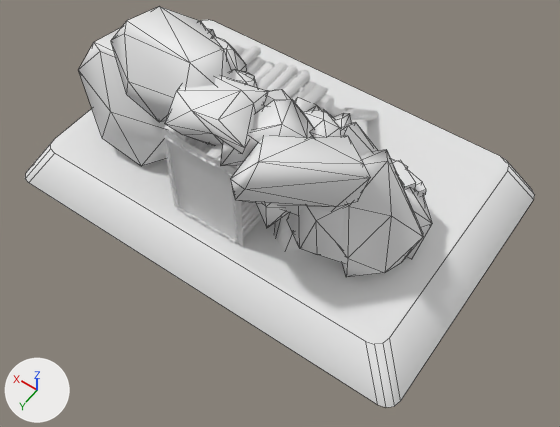
The FBX model Content/Buildings/Meshes/CA_MineEntranceDestruction_Stage2.fbx: old version first, new version second.
Before and after are seen from a camera (50 mm lens) standing at (-6.75, 9.25, 12.64) and looking at (-1.0, 1.2, -0.01). Every picture has the same lights, and +X, +Y and +Z are marked at lower left. Mesh edges are drawn as thin lines on the coarser meshes.

Before the edit, the objects in view are built like this:
```python
me_40rocks_obj_024 = bpy.data.meshes.new('40Rocks.obj.024')
me_40rocks_obj_024.from_pydata(...)  # 687 vertices, 1208 faces; spans x -3.91..4.16, y -0.85..2.89, z -0.79..3.52
me_40rocks_obj_024.materials.append(mat_ca_m_mineentrance)  # its picture is missing
me_cube_053 = bpy.data.meshes.new('Cube.053')
me_cube_053.from_pydata(...)  # 648 vertices, 532 faces; spans x -3.59..3.73, y -0.99..0.59, z -0.09..2.22
me_cube_053.materials.append(mat_ca_m_mineentrance)  # its picture is missing
me_plane_005 = bpy.data.meshes.new('Plane.005')
me_plane_005.from_pydata(...)  # 32 vertices, 17 faces; spans x -4.98..4.98, y -3.38..3.2, z -1.0..0.0
me_plane_005.materials.append(mat_ca_m_mineentrance_ground)  # white #e7e7e7
ob_ca_mineentrancedestruction_stage2_cliff = bpy.data.objects.new('CA_MineEntranceDestruction_Stage2_Cliff', me_40rocks_obj_024)
ob_ca_mineentrancedestruction_stage2_cliff.location = (0.0, 0.0, 0.0)
ob_ca_mineentrancedestruction_stage2_ground = bpy.data.objects.new('CA_MineEntranceDestruction_Stage2_Ground', me_plane_005)
ob_ca_mineentrancedestruction_stage2_ground.location = (0.0, 0.0, 0.0)
ob_ca_mineentrancedestruction_stage2_wall = bpy.data.objects.new('CA_MineEntranceDestruction_Stage2_Wall', me_cube_053)
ob_ca_mineentrancedestruction_stage2_wall.location = (0.0, 0.0, 0.0)
# also in view: 'CA_MineEntranceDestruction_Stage2' at (0.06, -0.12, 1.18)
```
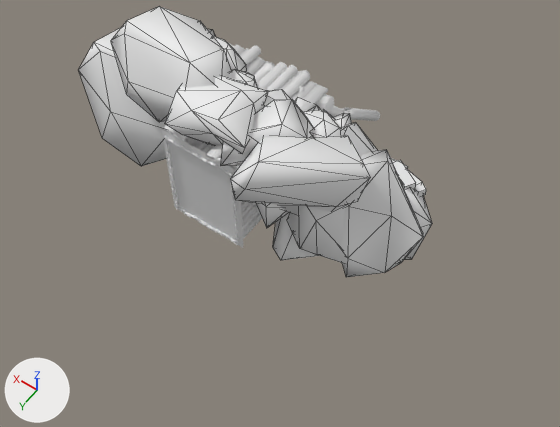
Patch to the scene script:
```diff
--- a/Content/Buildings/Meshes/CA_MineEntranceDestruction_Stage2.fbx.py
+++ b/Content/Buildings/Meshes/CA_MineEntranceDestruction_Stage2.fbx.py
@@ ob_ca_mineentrancedestruction_stage2_ground @@
-ob_ca_mineentrancedestruction_stage2_ground = bpy.data.objects.new('CA_MineEntranceDestruction_Stage2_Ground', me_plane_005)
-ob_ca_mineentrancedestruction_stage2_ground.location = (0.0, 0.0, 0.0)
```

What differs and where, as boxes [x1, y1, x2, y2] in the pictures (560 x 427 px):
'CA_MineEntranceDestruction_Stage2_Ground', deleted
    before: [25, 20, 535, 407]
